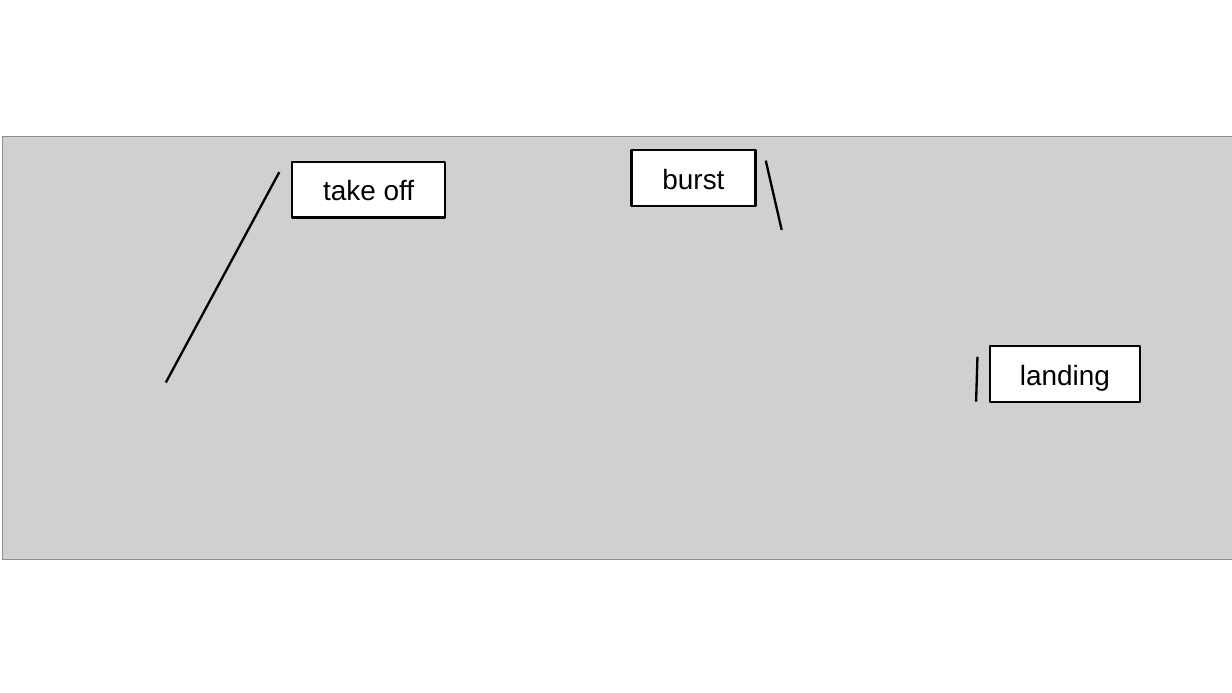
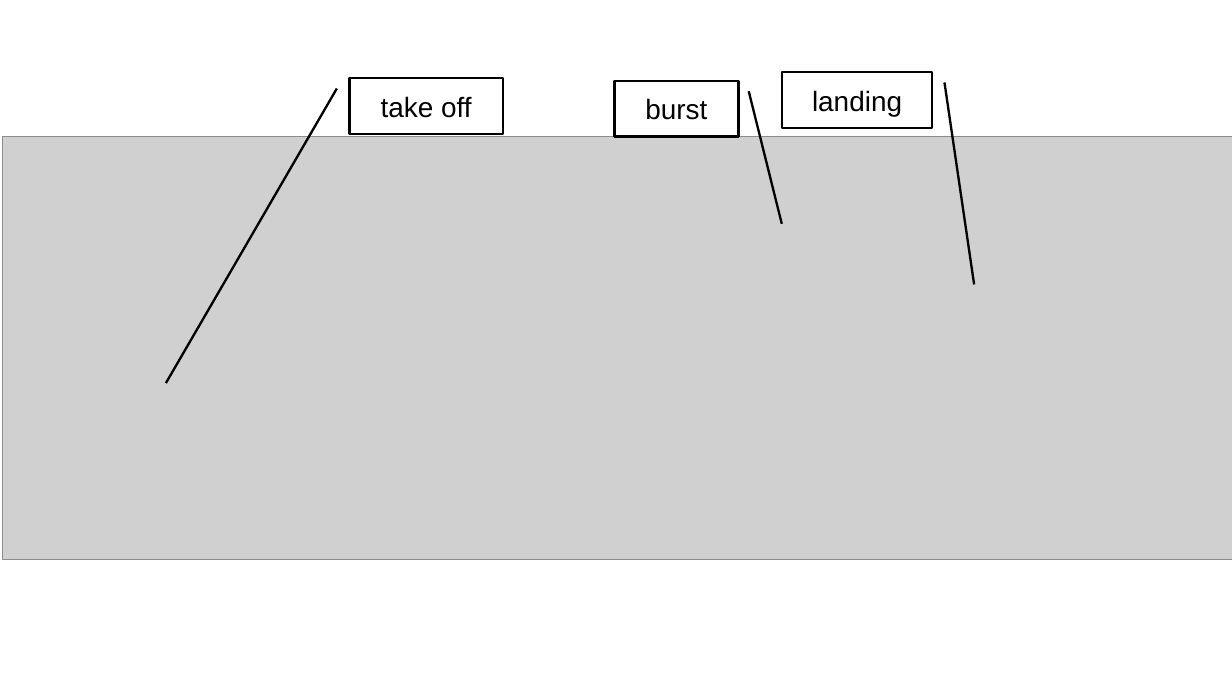
Before and after one commit to ODZ-UJF-AV-CR/FIK-9, a slide deck: slide 1 of doc/RPD/src/img/balon_vibrace.odp. Drawn at 1232x693 pixels with LibreOffice and Linux fonts; fonts in the diff are those of the drawing; grey boxes stand for pictures. Boxes give left, top, right and bottom in pixels: in the first picture for what was removed or moved away, otherwise in the second. Text is boxed around its words. In the diff, an @@ line names an element or a change of style, - is before the commit and + after.

```diff
--- a/doc/RPD/src/img/balon_vibrace.odp
+++ b/doc/RPD/src/img/balon_vibrace.odp
@@ border callout "take off" at bbox=[350, 78, 503, 134]: proportions changed @@
@@ border callout "take off": place and size @@
-border callout "take off" at bbox=[292, 162, 445, 218]
+border callout "take off" at bbox=[350, 78, 503, 134]
@@ border callout "burst": place and size @@
-border callout "burst" at bbox=[632, 150, 756, 206]
+border callout "burst" at bbox=[615, 80, 739, 136]
@@ border callout "burst" at bbox=[615, 80, 739, 136]: proportions changed @@
@@ border callout "landing": place and size @@
-border callout "landing" at bbox=[991, 347, 1140, 402]
+border callout "landing" at bbox=[783, 72, 932, 127]
@@ border callout "landing" at bbox=[783, 72, 932, 127]: proportions changed; mirrored @@
```
Also in this commit, not shown: 6 other files.
